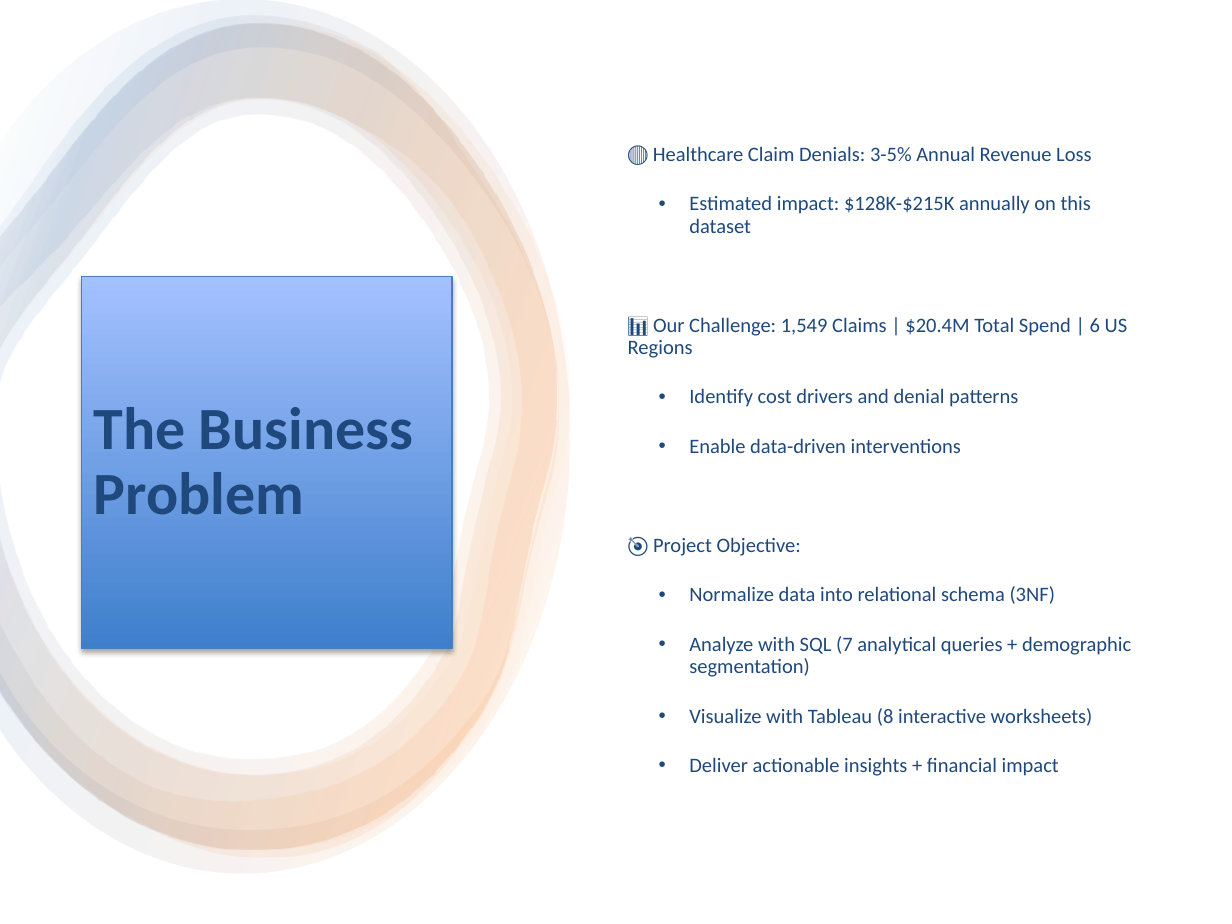
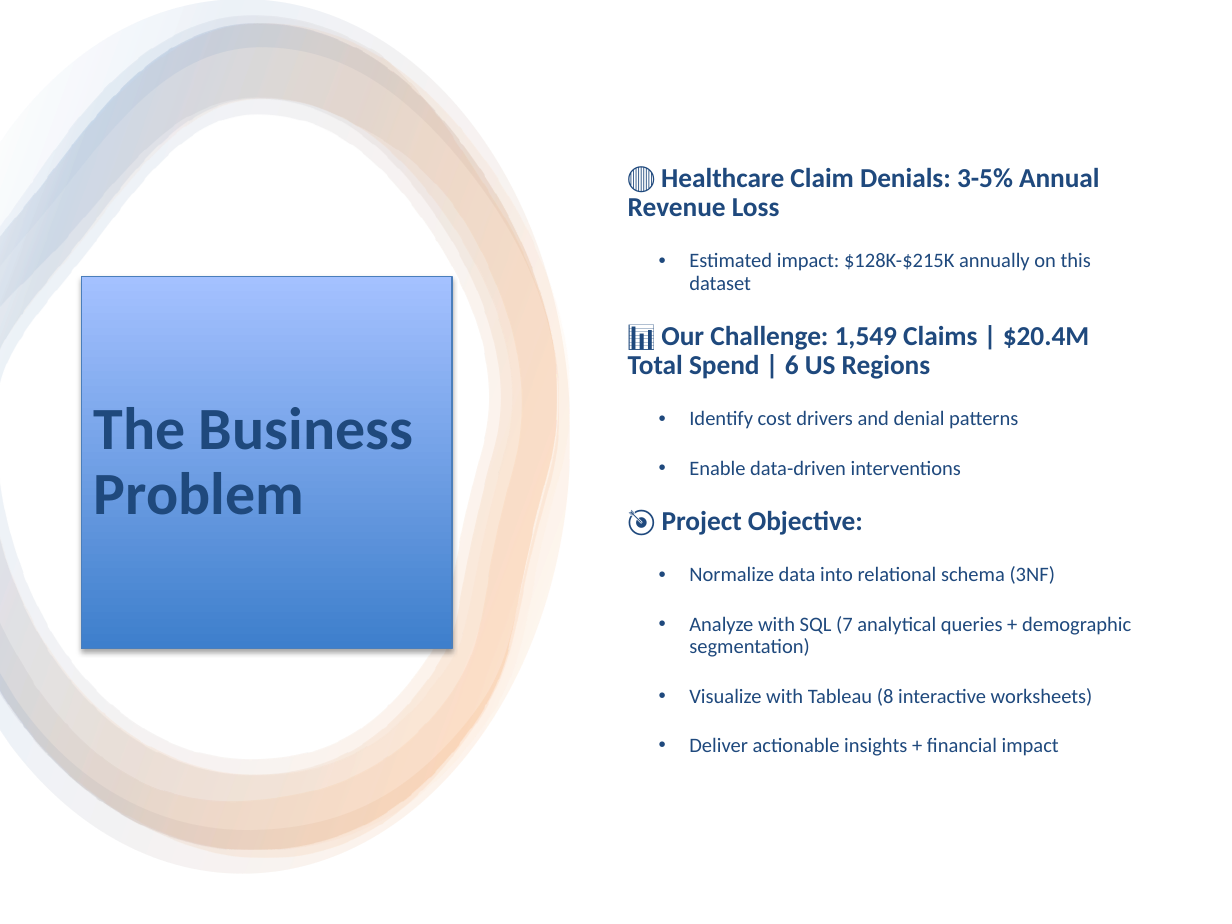
Before and after one commit to chandanaks2010-dev/Healthcare-Insurance-Claim-Analysis-And-Denial-Patterns-Dashboard, a slide deck: slide 2 of report/Healthcare_Insurance_Dashboard_Presentation.pptx. Drawn at 1232x924 pixels with LibreOffice and Linux fonts; fonts in the diff are those of the drawing. Boxes give left, top, right and bottom in pixels: in the first picture for what was removed or moved away, otherwise in the second. Text is boxed around its words. In the diff, an @@ line names an element or a change of style, - is before the commit and + after.

```diff
--- a/report/Healthcare_Insurance_Dashboard_Presentation.pptx
+++ b/report/Healthcare_Insurance_Dashboard_Presentation.pptx
@@ text at [628,167,1100,535]: size 12 to 16 pt, bold on in "🔴 Healthcare Claim Denials: 3-5% Annual Revenue ...", "📊 Our Challenge: 1,549 Claims | $20.4M ...", "🎯 Project Objective:" @@
```
Also in this commit, not shown: 6 other slides changed, 1 slide added.
